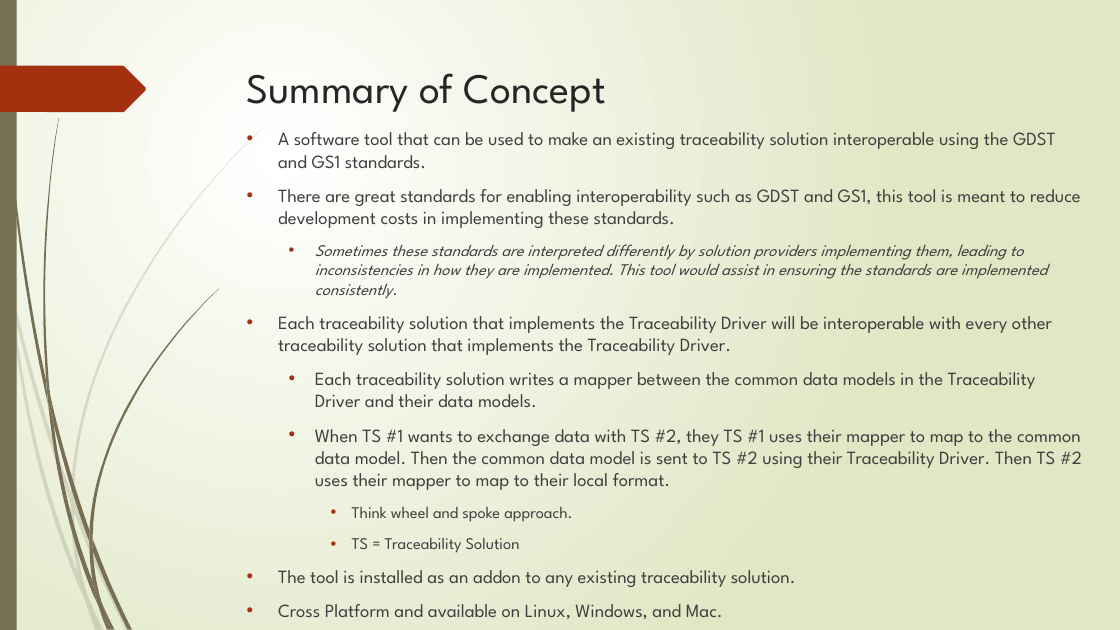
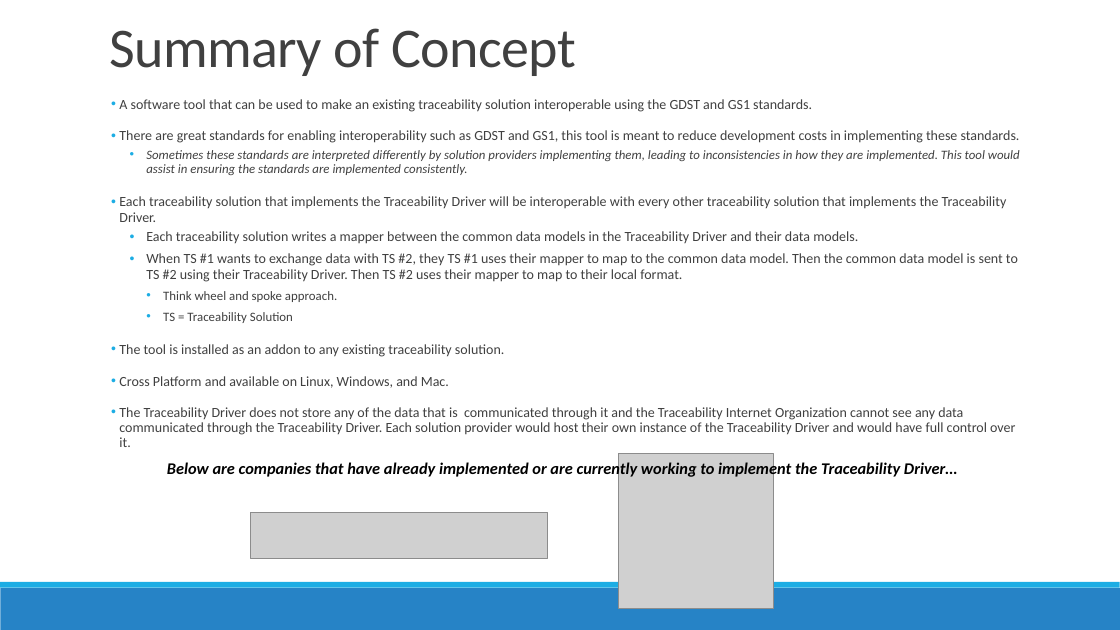
Before and after one commit to TraceabilityInternet/TraceabilityDriver, a slide deck: slide 3 of FDAPresentation.pptx (slide 4 before the commit). Drawn at 1120x630 pixels with LibreOffice and Linux fonts; fonts in the diff are those of the drawing; grey boxes stand for pictures. Boxes give left, top, right and bottom in pixels: in the first picture for what was removed or moved away, otherwise in the second. Text is boxed around its words. In the diff, an @@ line names an element or a change of style, - is before the commit and + after.

```diff
--- a/FDAPresentation.pptx
+++ b/FDAPresentation.pptx
@@ background gradient #FFFFFF to #DFE8C4 to #FFFFFF @@
@@ rectangle removed at <box>0,0,17,630</box> @@
@@ title "Summary of Concept": place and size @@
-title "Summary of Concept" at <box>247,73,606,112</box>
+title "Summary of Concept" at <box>109,28,576,76</box>
@@ title "Summary of Concept" at <box>109,28,576,76</box>: size 36 to 48 pt, font League Spartan to Calibri, text colour #262626 to #404040, letter spacing 0 to -0.5 pt; line spacing 1 to 0.85; vertical alignment top to bottom @@
@@ freeform shape removed at <box>0,66,146,112</box> @@
@@ text "A software tool that can ...": place and size @@
-text "A software tool that can ..." at <box>278,132,1082,619</box>
+text "A software tool that can ..." at <box>119,99,1020,447</box>
@@ text at <box>119,99,1020,388</box>: size 16 to 12 pt in "A software tool that can be used ...", "There are great standards for enabling interoperability ...", "Each traceability solution that implements the Traceability ...", "Each traceability solution writes a mapper between ..." and 3 more places; font League Spartan to Calibri in "A software tool that can be used ...", "There are great standards for enabling interoperability ...", "Sometimes these standards are interpreted differently by ...", "Each traceability solution that implements the Traceability ..." and 6 more places; size 14 to 11 pt in "Sometimes these standards are interpreted differently by ...", "Think wheel and spoke approach.", "TS = Traceability Solution"; indent changed; line spacing 1 to 0.9; more space between paragraphs; bullet colour #A53010 to #1CADE4; less space between paragraphs @@
@@ rectangle added at <box>87,132,1058,186</box>, fill #FFFFFF, outline #FFFFFF 1.25 pt @@
@@ text at <box>119,407,1015,447</box>: paragraph added @@
+• The Traceability Driver does not store any of the data that is communicated through it and the Traceability Internet Organization cannot see any data communicated through the Traceability Driver. Each solution provider would host their own instance of the Traceability Driver and would have full control over it.
@@ text added at <box>167,461,957,479</box>, 14 pt, text #000000, bold, italic @@
+Below are companies that have already implemented or are currently working to implement the Traceability Driver…
@@ picture added at <box>619,454,774,608</box> @@
@@ picture added at <box>250,513,548,559</box> @@
@@ rectangle added at <box>0,588,1120,630</box>, fill #2683C6 @@
@@ rectangle added at <box>0,582,1120,588</box>, fill #1CADE4 @@
@@ group removed at <box>0,129,262,630</box>: 10 freeform shapes @@
@@ group removed at <box>3,0,218,630</box>: 12 freeform shapes @@
```
Also in this commit, not shown: 10 other slides changed, 1 slide added, 2 slides removed, 3 other files.
